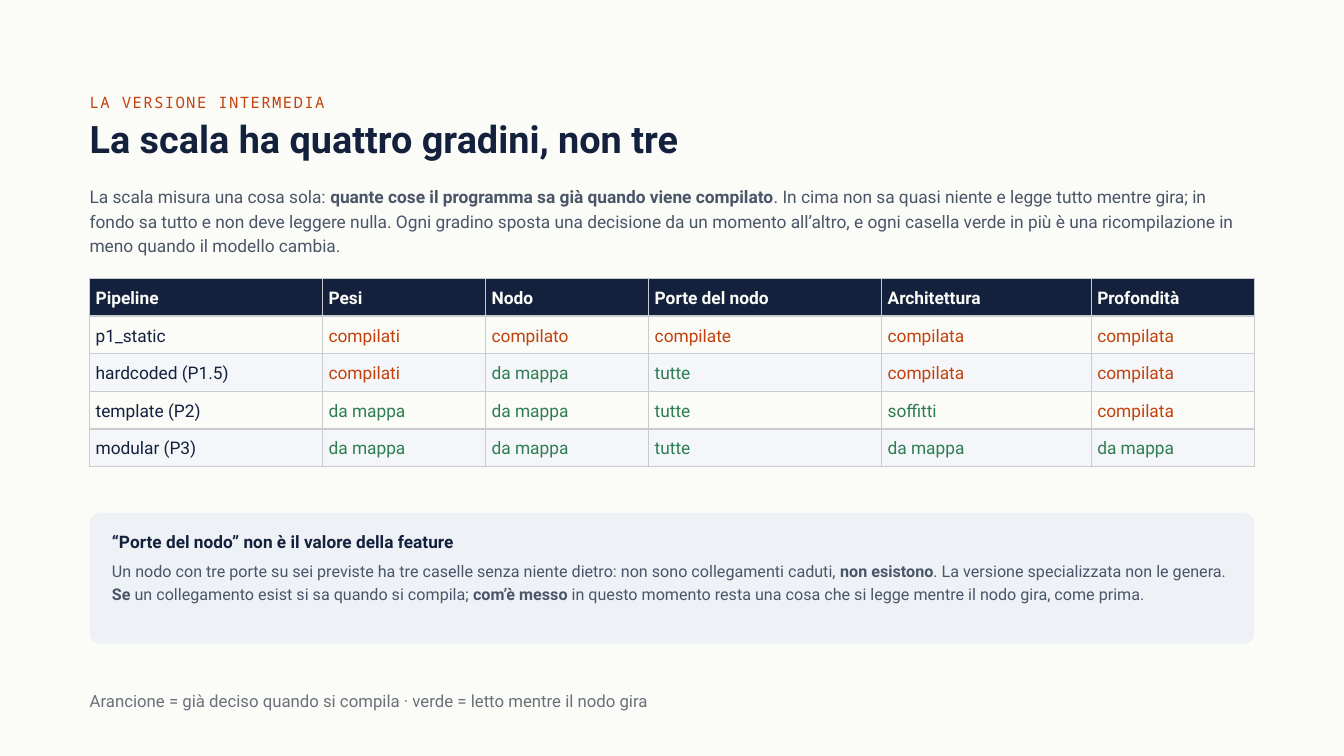
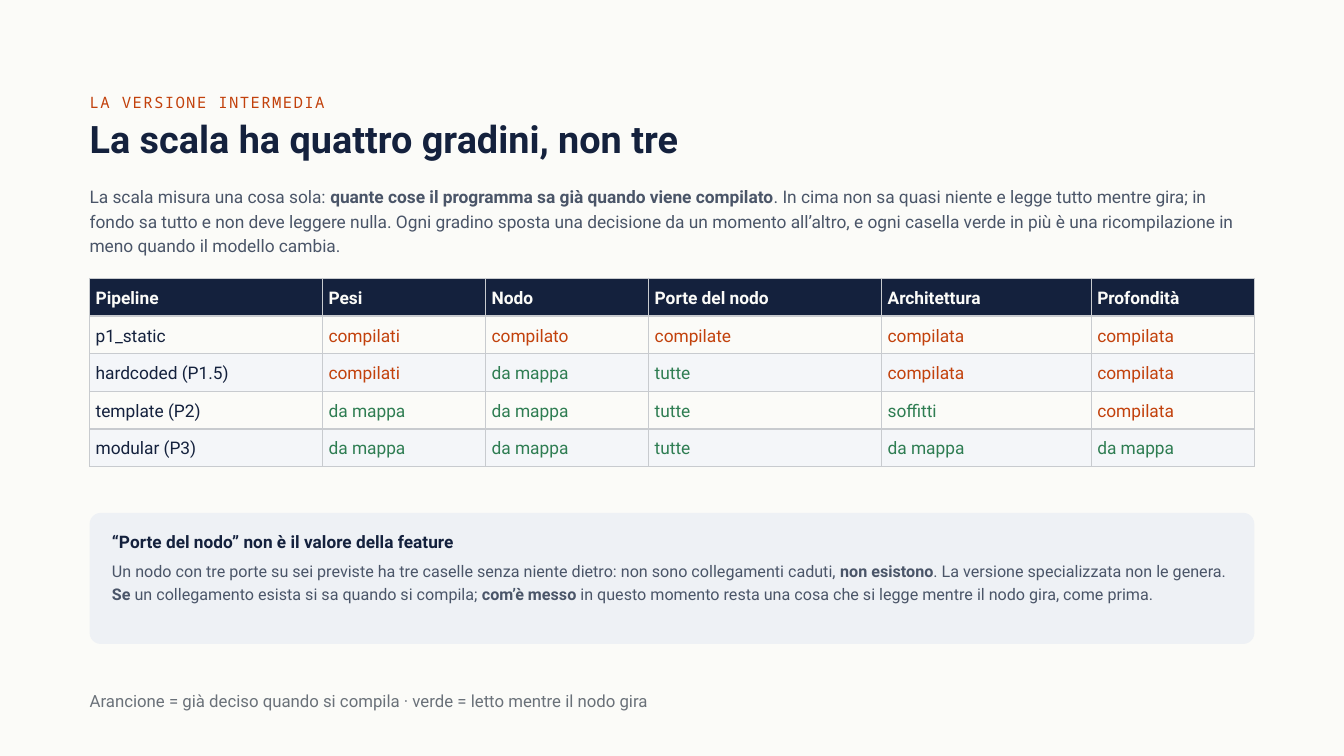
Before and after one commit to ettore-cantile/ipa_lab, a slide deck: slide 4 of docs/IPA eBPF — Implementazione e risultati.pptx (slide 3 before the commit). Drawn at 1344x756 pixels with LibreOffice and Linux fonts; fonts in the diff are those of the drawing. Boxes give left, top, right and bottom in pixels: in the first picture for what was removed or moved away, otherwise in the second. Text is boxed around its words. In the diff, an @@ line names an element or a change of style, - is before the commit and + after.

```diff
--- a/docs/IPA eBPF — Implementazione e risultati.pptx
+++ b/docs/IPA eBPF — Implementazione e risultati.pptx
@@ text at [112,565,1226,604]: text changed @@
-Un nodo con tre porte su sei previste ha tre caselle senza niente dietro: non sono collegamenti caduti, non esistono. La versione specializzata non le genera. Se un collegamento esist si sa quando si compila; com’è messo in questo momento resta una cosa che si legge mentre il nodo gira, come prima.
+Un nodo con tre porte su sei previste ha tre caselle senza niente dietro: non sono collegamenti caduti, non esistono. La versione specializzata non le genera. Se un collegamento esista si sa quando si compila; com’è messo in questo momento resta una cosa che si legge mentre il nodo gira, come prima.
```
Also in this commit, not shown: 9 other slides changed, 7 slides added, 42 other files.
